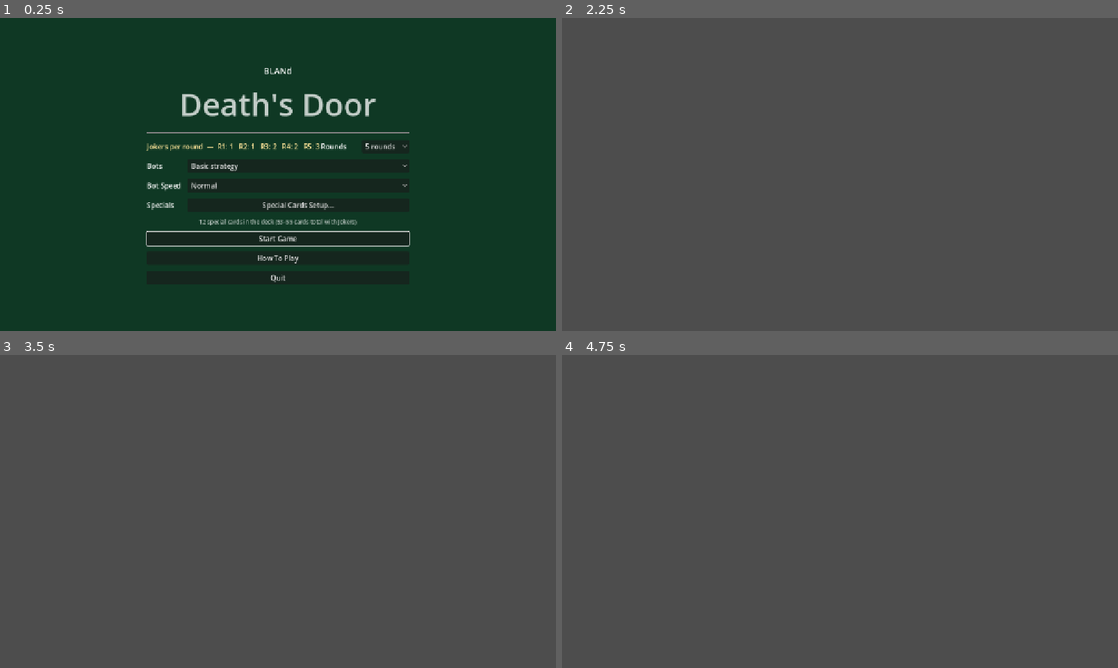
Above: before the commit, frames 1-4 (two rows, left to right).
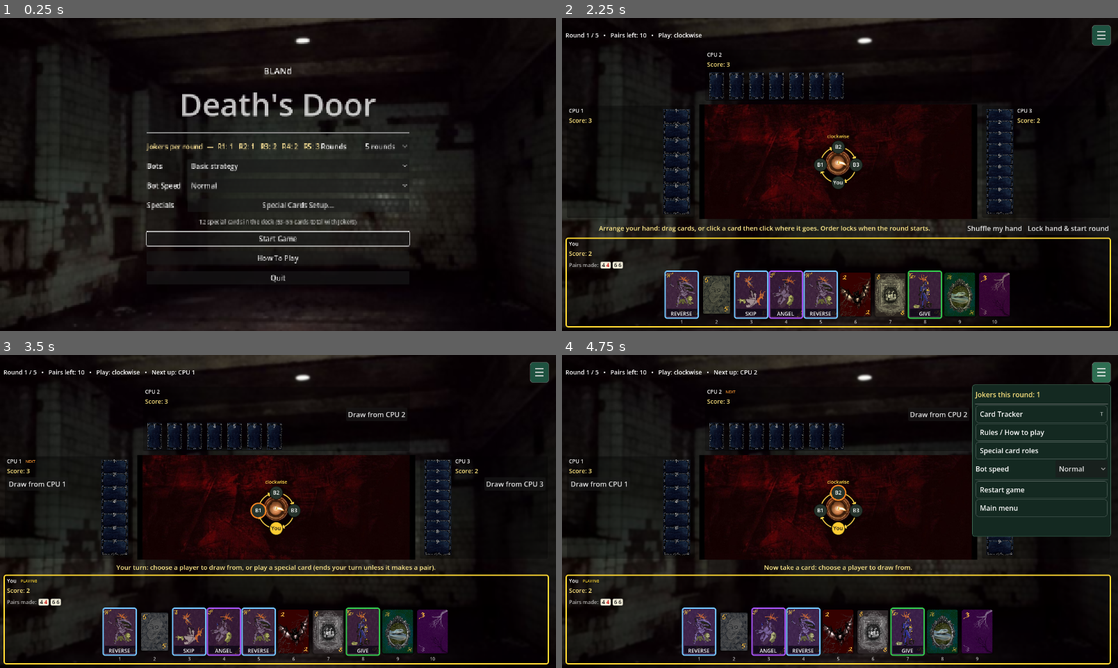
Above: after the commit, the same moments.

Repository: louibasmu/BLANd-
Game: Godot game, scene res://BaseGame/2. MainMenu/main_menu.tscn
Same seed, same stepped clock (60 frames per second), same inputs: the game is played once before the commit and once after it.
Inputs (mouse positions are in pixels of both pictures, inside the frame that each line leads up to):
- Up to frame 1 (0.25 s): no input
- Up to frame 2 (2.25 s): click "Normal" at 0.5 s; click "Normal" at 1.25 s; click "Start Game" at 2 s
- Up to frame 3 (3.5 s): click (505, 564) at 2.75 s, where only the run after the commit has a clickable "Lock hand & start round"
- Up to frame 4 (4.75 s): click (751, 630) at 3.5 s, where only the run after the commit has a clickable "SKIP"; click (1101, 373) at 4.25 s, where only the run after the commit has a clickable "☰"

The runs differ from the first frame. In frame 1, 78% of the frame differs, in the area x 0-100%, y 0-100%; in frame 2, 99%; in frame 3, 98%; in frame 4, 98%.
Error before the commit: Parse Error: Identifier "SoundManager" not declared in the current scope. (res://BaseGame/5.)

Commit message:
implemented the design into the game, added sound assest (aren't implemented yet). added special cards

Diff:
--- a/game-dev-seminar/BaseGame/1. CoreMechanics/bland_card.gd
+++ b/game-dev-seminar/BaseGame/1. CoreMechanics/bland_card.gd
@@ -35,6 +35,28 @@
 	Special.VISION: "Vision",
 }
 
+const PAIR_TEXTURES := {
+	1: "Ace.png",
+	2: "two.png",
+	3: "three.png",
+	4: "Four.png",
+	5: "five.png",
+	6: "Six.png",
+	7: "seven.png",
+	8: "eight.png",
+	9: "nine.png",
+	10: "Ten.png",
+}
+
+const SPECIAL_TEXTURES := {
+	Special.SKIP: "sloth_card.png",
+	Special.REVERSE: "wrath_card.png",
+	Special.GIVE: "greed_card.png",
+	Special.FREEZE: "gluttony_card.png",
+	Special.ANGEL: "pride_card.png",
+	Special.VISION: "envy_card.png",
+}
+
 # One-line description of each special, used for tooltips / the card info text.
 const SPECIAL_HELP := {
 	Special.SKIP: "Next player loses their turn",
@@ -45,7 +67,7 @@
 	Special.VISION: "Peek at a card, then take it or leave it",
 }
 
-# Placeholder colours for special cards until Ash's art is in.
+# Fallback colours used if a special-card illustration is unavailable.
 const SPECIAL_COLORS := {
 	Special.SKIP: Color(0.85, 0.35, 0.1),
 	Special.REVERSE: Color(0.15, 0.45, 0.85),
@@ -222,28 +244,19 @@
 # TEXTURE FILE
 # ============================================================================
 
-## File name inside res://Sprites/Card Assets/
-## Builds the picture file name. Pair cards map to e.g. card_clubs_04.png (Ace is "A",
-## other ranks are zero-padded to two digits to match the asset names).
-# PSEUDO:
-#   FUNCTION texture_file():
-#       IF kind == PAIR:
-#           IF rank == 1: r = "A"
-#           ELSE:         r = rank padded to 2 digits     # 4 -> "04"
-#           RETURN "card_" + r + ".png"
-#       IF kind == SPECIAL:
-#           RETURN "card_back.png"          # text is drawn on top for now
-#       ELSE:
-#           RETURN "card_joker_black.png"
+## File name inside the card art folders. Pair faces use the custom rank images;
+## specials and Jokers use their themed illustrations.
 func texture_file() -> String:
 	match kind:
 		Kind.PAIR:
+			if PAIR_TEXTURES.has(rank):
+				return str(PAIR_TEXTURES[rank])
 			var r := "A" if rank == 1 else "%02d" % rank
-			return "card_%s_%s.png" % [suit, r]
+			return "card_%s.png" % r
 		Kind.SPECIAL:
-			return "card_empty.png"   # text is drawn on top for now
+			return str(SPECIAL_TEXTURES.get(special, "card_empty.png"))
 		_:
-			return "card_joker_black.png"
+			return "joker_card.png"
 
 # ============================================================================
 # SORTING
--- a/game-dev-seminar/BaseGame/2. MainMenu/main_menu.tscn
+++ b/game-dev-seminar/BaseGame/2. MainMenu/main_menu.tscn
@@ -1,6 +1,11 @@
 [gd_scene format=3 uid="uid://cn6hgnd16x23b"]
 
 [ext_resource type="Script" uid="uid://sjbx8bg7qwgl" path="res://BaseGame/2. MainMenu/main_menu.gd" id="1_jiobw"]
+[ext_resource type="Texture2D" path="res://Environment Assets/background.jpeg" id="2_background"]
+[ext_resource type="Shader" path="res://BaseGame/background_blur.gdshader" id="3_background_blur"]
+
+[sub_resource type="ShaderMaterial" id="ShaderMaterial_background_blur"]
+shader = ExtResource("3_background_blur")
 
 [sub_resource type="StyleBoxFlat" id="StyleBoxFlat_lxlrp"]
 content_margin_left = 18.0
@@ -27,14 +32,18 @@
 grow_vertical = 2
 script = ExtResource("1_jiobw")
 
-[node name="bg" type="ColorRect" parent="." unique_id=932837455]
-layout_mode = 1
-anchors_preset = 15
-anchor_right = 1.0
-anchor_bottom = 1.0
-grow_horizontal = 2
-grow_vertical = 2
-color = Color(0.05882353, 0.21960784, 0.14117648, 1)
+[node name="bg" type="TextureRect" parent="." unique_id=932837455]
+layout_mode = 1
+anchors_preset = 15
+anchor_right = 1.0
+anchor_bottom = 1.0
+grow_horizontal = 2
+grow_vertical = 2
+texture = ExtResource("2_background")
+expand_mode = 1
+stretch_mode = 6
+modulate = Color(0.72, 0.72, 0.72, 1)
+material = SubResource("ShaderMaterial_background_blur")
 
 [node name="Center" type="CenterContainer" parent="." unique_id=537732586]
 layout_mode = 1
--- a/game-dev-seminar/BaseGame/5. CardTable/game_table.gd
+++ b/game-dev-seminar/BaseGame/5. CardTable/game_table.gd
@@ -1,7 +1,6 @@
 extends Control
 ## The table: draws the game state and turns clicks into BlandGame calls.
-## The whole UI is built in code so it's easy to restyle later (Ash's art can
-## replace the placeholder colours / card_empty specials without touching rules).
+## The whole UI is built in code so card art can be restyled without touching game rules.
 ##
 ## Division of labour: BlandGame decides what is legal and what happens; this script only
 ##   (1) draws the current state (_refresh), (2) turns the human's clicks into BlandGame calls,
@@ -12,10 +11,14 @@
 const MENU_SCENE := "res://BaseGame/2. MainMenu/main_menu.tscn"
 # Folder holding the card pictures; _tex() loads them from here by file name.
 const CARD_DIR := "res://Card Assets/"
+const CUSTOM_CARD_DIR := CARD_DIR + "BLANd Made Cards/"
+const ENVIRONMENT_DIR := "res://Environment Assets/"
+const BACKGROUND_BLUR_SHADER := preload("res://BaseGame/background_blur.gdshader")
 # Card sizes in pixels: big for the human's own hand, small for the opponents' face-down cards.
-const BIG_CARD := Vector2(78, 111)
-const SMALL_CARD := Vector2(40, 57)
-const SIDE_CARD := Vector2(57, 40)
+#5 to 7 ratio on the width and height
+const BIG_CARD := Vector2(90, 126)
+const SMALL_CARD := Vector2(50, 70)
+const SIDE_CARD := Vector2(70, 50)
 const MAX_MIDDLE_HEIGHT := 440.0
 # Seat number of the human player (always 0).
 const HUMAN := 0
@@ -96,8 +99,6 @@
 	game.changed.connect(_queue_refresh)   # many changes in one action -> one redraw
 	game.private_info.connect(_on_private_info)
 	game.pair_made.connect(_on_pair_made)
-	game.turn_ended.connect(_on_turn_ended)
-	game.joker_received.connect(_on_joker_received)
 	game.turn_started.connect(_on_turn_started)
 	game.turn_continued.connect(_on_turn_continued)
 	game.special_drawn.connect(_on_special_drawn)
@@ -135,8 +136,14 @@
 #   top bar / top bot / capped middle row / prompt row / human's seat.
 
 func _build_ui() -> void:
-	var bg := ColorRect.new()
-	bg.color = Color(0.07, 0.3, 0.18)
+	var bg := TextureRect.new()
+	bg.texture = _tex("background.jpeg")
+	bg.expand_mode = TextureRect.EXPAND_IGNORE_SIZE
+	bg.stretch_mode = TextureRect.STRETCH_KEEP_ASPECT_COVERED
+	bg.modulate = Color(0.72, 0.72, 0.72)
+	var bg_material := ShaderMaterial.new()
+	bg_material.shader = BACKGROUND_BLUR_SHADER
+	bg.material = bg_material
 	bg.set_anchors_preset(Control.PRESET_FULL_RECT)
 	add_child(bg)
 
@@ -236,10 +243,20 @@
 	mid_slot.resized.connect(_layout_middle.bind(mid_slot, mid))
 	_layout_middle(mid_slot, mid)
 	mid.add_child(_make_seat(1, 300))
+	var center_area := Control.new()
+	center_area.size_flags_horizontal = Control.SIZE_EXPAND_FILL
+	center_area.size_flags_vertical = Control.SIZE_EXPAND_FILL
+	mid.add_child(center_area)
+	var table_background := TextureRect.new()
+	table_background.texture = _tex("table.jpeg")
+	table_background.expand_mode = TextureRect.EXPAND_IGNORE_SIZE
+	table_background.stretch_mode = TextureRect.STRETCH_KEEP_ASPECT_COVERED
+	table_background.mouse_filter = Control.MOUSE_FILTER_IGNORE
+	table_background.set_anchors_preset(Control.PRESET_FULL_RECT)
+	center_area.add_child(table_background)
 	var compass_center := CenterContainer.new()
-	compass_center.size_flags_horizontal = Control.SIZE_EXPAND_FILL
-	compass_center.size_flags_vertical = Control.SIZE_EXPAND_FILL
-	mid.add_child(compass_center)
+	compass_center.set_anchors_preset(Control.PRESET_FULL_RECT)
+	center_area.add_child(compass_center)
 	_compass = TurnCompass.new()   # which way play is going + who's up next
 	compass_center.add_child(_compass)
 	mid.add_child(_make_seat(3, 300))
@@ -580,11 +597,29 @@
 
 # Loads a card picture the first time it is asked for and remembers it. Returns null if the file
 # doesn't exist yet (e.g. art that hasn't been added), instead of crashing.
-func _tex(file: String) -> Texture2D:
-	if not _tex_cache.has(file):
-		var path := CARD_DIR + file
-		_tex_cache[file] = load(path) if ResourceLoader.exists(path) else null
-	return _tex_cache[file]
+func _tex(file: String, rotate_clockwise: bool = false) -> Texture2D:
+	var cache_key := ("rotated:" if rotate_clockwise else "") + file
+	if not _tex_cache.has(cache_key):
+		var path := _texture_path(file)
+		var texture := load(path) as Texture2D if not path.is_empty() else null
+		if rotate_clockwise and texture != null:
+			var image := texture.get_image()
+			if not image.is_empty():
+				image.rotate_90(ClockDirection.CLOCKWISE)
+				texture = ImageTexture.create_from_image(image)
+		_tex_cache[cache_key] = texture
+	return _tex_cache[cache_key]
+
+func _texture_path(file: String) -> String:
+	var environment_path := ENVIRONMENT_DIR + file
+	if ResourceLoader.exists(environment_path):
+		return environment_path
+	var custom_path := CUSTOM_CARD_DIR + file
+	if ResourceLoader.exists(custom_path):
+		return custom_path
+	var card_path := CARD_DIR + file
+	return card_path if ResourceLoader.exists(card_path) else ""
+
 
 
 func _layout_side_cards(cards: Control) -> void:
@@ -606,8 +641,8 @@
 ## `on_click` is a Callable to run when it is clicked; an invalid (empty) Callable means the card is not clickable.
 ## `highlight` raises and tints the card (used when a bot is about to take it, or for a card you just drew).
 func _card_view(card: BlandCard, face_up: bool, size: Vector2, index: int, on_click: Callable,
-		highlight: bool = false, face_down_texture: String = "card_back.png",
-		number_inside: bool = false) -> Control:
+		highlight: bool = false, face_down_texture: String = "backside.jpeg",
+		number_inside: bool = false, rotate_texture: bool = false) -> Control:
 	var holder: Control
 	if number_inside:
 		holder = Control.new()
@@ -618,7 +653,11 @@
 		holder = column
 
 	var btn := TextureButton.new()
-	btn.texture_normal = _tex(card.texture_file() if face_up else face_down_texture)
+	var texture_file := card.texture_file() if face_up else face_down_texture
+	var has_special_art := face_up and card.is_special() and not _texture_path(texture_file).is_empty()
+	if face_up and card.is_special() and not has_special_art:
+		texture_file = "card_empty.png"
+	btn.texture_normal = _tex(texture_file, rotate_texture)
 	btn.ignore_texture_size = true
 	btn.stretch_mode = TextureButton.STRETCH_KEEP_ASPECT_CENTERED
 	btn.custom_minimum_size = size
@@ -626,9 +665,8 @@
 		btn.set_anchors_preset(Control.PRESET_FULL_RECT)
 	holder.add_child(btn)
 
-	# Specials have no finished art yet, so a coloured band with the card's name is drawn on top of a blank card.
 	if face_up and card.is_special():
-		_add_special_overlay(btn, card, size)
+		_add_special_overlay(btn, card, size, has_special_art)
 
 	# Clickable cards get a pointer cursor and light up / lift when the mouse is over them.
 	if on_click.is_valid():
@@ -673,15 +711,13 @@
 	return holder
 
 
-# Draws the placeholder look of a special card: a coloured band, the name in capitals, and a border whose colour shows its rarity.
-# Font and border sizes scale with the card size so it looks right on both big and small cards.
-func _add_special_overlay(btn: Control, card: BlandCard, size: Vector2) -> void:
-	var col: Color = BlandCard.SPECIAL_COLORS[card.special]
+# Adds the effect name and rarity border; with custom art, the caption stays small so it doesn't hide the illustration.
+func _add_special_overlay(btn: Control, card: BlandCard, size: Vector2, has_art: bool) -> void:
 	var band := ColorRect.new()
-	band.color = col
+	band.color = Color(0.05, 0.03, 0.08, 0.82) if has_art else BlandCard.SPECIAL_COLORS[card.special]
 	band.mouse_filter = Control.MOUSE_FILTER_IGNORE
-	band.position = Vector2(size.x * 0.1, size.y * 0.32)
-	band.size = Vector2(size.x * 0.8, size.y * 0.36)
+	band.position = Vector2(size.x * (0.06 if has_art else 0.1), size.y * (0.79 if has_art else 0.32))
+	band.size = Vector2(size.x * (0.88 if has_art else 0.8), size.y * (0.15 if has_art else 0.36))
 	btn.add_child(band)
 	var l := Label.new()
 	l.text = card.special_name().to_upper()
@@ -740,22 +776,12 @@
 
 
 func _on_pair_made(player_index: int, card_a: BlandCard, card_b: BlandCard) -> void:
-	SoundManager.play_pair()
 	_pair_animation_queue.append({
 		"player": player_index,
 		"card_a": card_a,
 		"card_b": card_b,
 	})
 	_play_next_pair_animation.call_deferred()
-
-
-func _on_turn_ended(_player_index: int) -> void:
-	SoundManager.play_turn_over()
-
-
-func _on_joker_received(player_index: int) -> void:
-	if game.players[player_index].is_human:
-		SoundManager.play_joker()
 
 
 func _play_next_pair_animation() -> void:
@@ -1025,8 +1051,9 @@
 					and not game.last_peek.is_empty() and game.last_peek["target"] == i \
 					and game.last_peek["index"] == idx:
 				hl = true
-			var back_texture := "card_back_side.png" if side_hand else "card_back.png"
-			box.add_child(_card_view(p.hand[idx], false, card_size, idx, cb, hl, back_texture, side_hand or i == 2))
+			var back_texture := "backside.jpeg"
+			box.add_child(_card_view(p.hand[idx], false, card_size, idx, cb, hl, back_texture,
+				side_hand or i == 2, side_hand))
 		if side_hand:
 			_layout_side_cards(box)
 
--- /dev/null
+++ b/game-dev-seminar/BaseGame/background_blur.gdshader
@@ -0,0 +1,14 @@
+shader_type canvas_item;
+
+void fragment() {
+	vec2 offset = TEXTURE_PIXEL_SIZE * 1.5;
+	COLOR = texture(TEXTURE, UV) * 0.25;
+	COLOR += texture(TEXTURE, UV + vec2(offset.x, 0.0)) * 0.125;
+	COLOR += texture(TEXTURE, UV - vec2(offset.x, 0.0)) * 0.125;
+	COLOR += texture(TEXTURE, UV + vec2(0.0, offset.y)) * 0.125;
+	COLOR += texture(TEXTURE, UV - vec2(0.0, offset.y)) * 0.125;
+	COLOR += texture(TEXTURE, UV + offset) * 0.0625;
+	COLOR += texture(TEXTURE, UV - offset) * 0.0625;
+	COLOR += texture(TEXTURE, UV + vec2(offset.x, -offset.y)) * 0.0625;
+	COLOR += texture(TEXTURE, UV + vec2(-offset.x, offset.y)) * 0.0625;
+}
--- a/game-dev-seminar/project.godot
+++ b/game-dev-seminar/project.godot
@@ -22,6 +22,7 @@
 window/size/window_width_override=1280
 window/size/window_height_override=720
 window/stretch/mode="canvas_items"
+window/stretch/aspect="expand"
 window/size/min_width=1280
 window/size/min_height=720
 
Not shown, added: game-dev-seminar/BaseGame/background_blur.gdshader.uid
Not shown, changed: game-dev-seminar/Card Assets/BLANd Made Cards/Four.png.import
Not shown, changed: game-dev-seminar/Card Assets/BLANd Made Cards/Six.png.import
Not shown, changed: game-dev-seminar/Card Assets/BLANd Made Cards/Ten.png.import
Not shown, changed: game-dev-seminar/Card Assets/BLANd Made Cards/eight.png.import
Not shown, changed: game-dev-seminar/Card Assets/BLANd Made Cards/five.png.import
Not shown, changed: game-dev-seminar/Card Assets/BLANd Made Cards/nine.png.import
Not shown, changed: game-dev-seminar/Card Assets/BLANd Made Cards/seven.png.import
Not shown, changed: game-dev-seminar/Card Assets/BLANd Made Cards/three.png.import
Not shown, changed: game-dev-seminar/Card Assets/BLANd Made Cards/two.png.import
Binary file added: game-dev-seminar/Card Assets/backside.jpeg
Not shown, added: game-dev-seminar/Card Assets/backside.jpeg.import
(and 26 more such lines)
